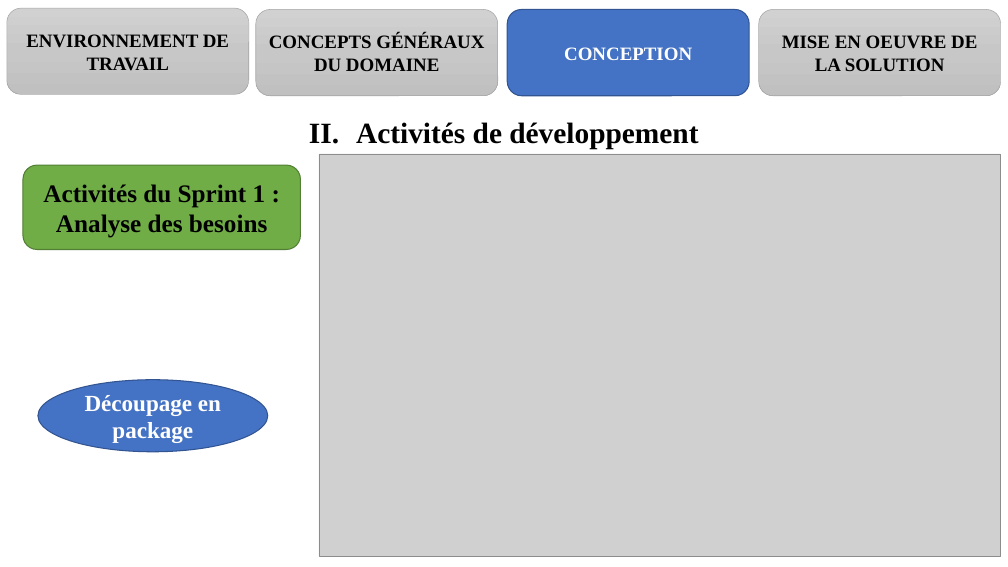
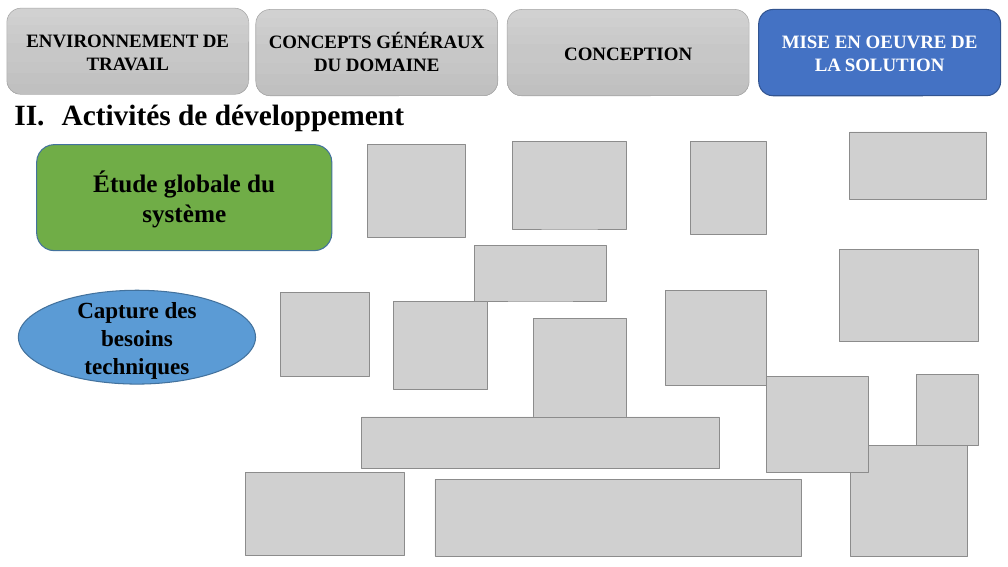
Before and after one commit to melaken/distdocs, a slide deck: slide 18 of Documents/theme/diapo.pptx (slide 16 before the commit). Drawn at 1008x567 pixels with LibreOffice and Linux fonts; fonts in the diff are those of the drawing; grey boxes stand for pictures. Boxes give left, top, right and bottom in pixels: in the first picture for what was removed or moved away, otherwise in the second. Text is boxed around its words. In the diff, an @@ line names an element or a change of style, - is before the commit and + after.

```diff
--- a/Documents/theme/diapo.pptx
+++ b/Documents/theme/diapo.pptx
@@ rounded rectangle "CONCEPTION" at (507, 9, 749, 95): text colour #FFFFFF to #000000; fill #4472C4 to gradient #D2D2D2 to #C8C8C8 to #C0C0C0; outline #325491 1 pt to #A5A5A5 0.5 pt @@
@@ rounded rectangle "MISE EN OEUVRE DE LA ..." at (759, 9, 1001, 95): text colour #000000 to #FFFFFF; fill gradient #D2D2D2 to #C8C8C8 to #C0C0C0 to #4472C4; outline #A5A5A5 0.5 pt to #325491 1 pt @@
@@ text "Activités de développement": place and size @@
-text "Activités de développement" at (356, 122, 698, 150)
+text "Activités de développement" at (62, 104, 404, 131)
@@ text "Activités de développement" at (62, 104, 404, 131): alignment centre to justified @@
@@ rounded rectangle added at (37, 144, 332, 250), fill #70AD47, outline #43739E 1 pt, 24 pt, text #000000, bold @@
+Étude globale du système
@@ rounded rectangle removed at (23, 165, 300, 250) @@
-Activités du Sprint 1 :
-Analyse des besoins
@@ picture removed at (319, 154, 1001, 557) @@
@@ ellipse added at (18, 290, 256, 384), fill #5B9BD5, outline #43739E 1 pt, 22 pt, text #000000, bold @@
+Capture des besoins techniques
@@ ellipse removed at (38, 380, 268, 451) @@
-Découpage en package
@@ group added at (246, 132, 986, 557): 16 pictures @@
```
Also in this commit, not shown: 15 other slides changed, 2 slides removed, 6 other files.
